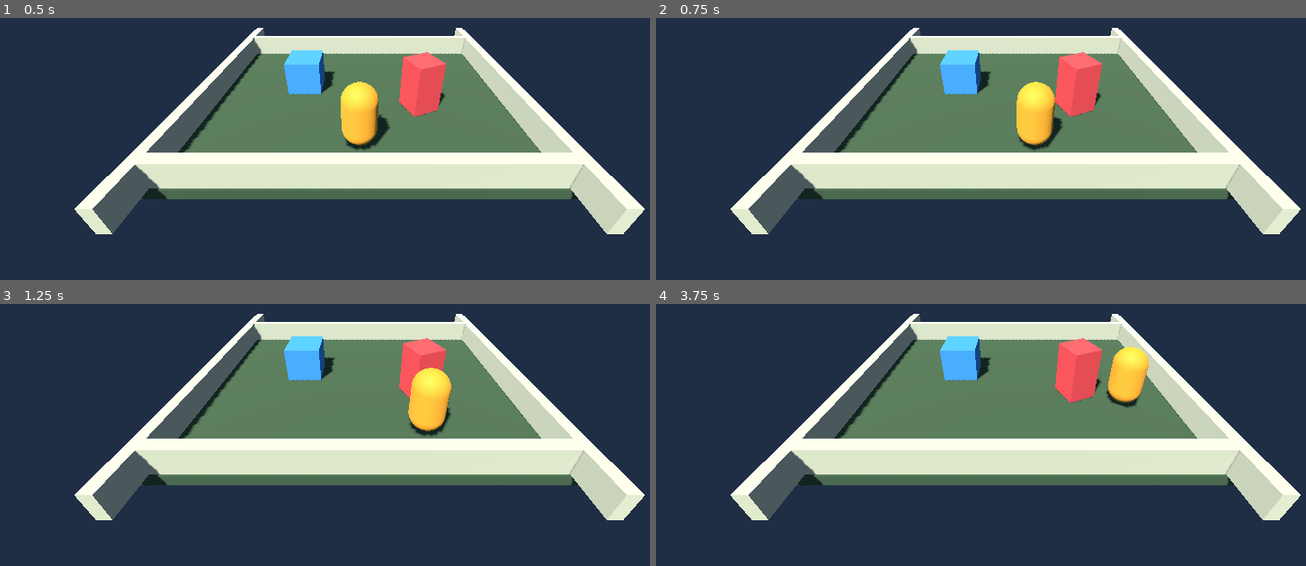
Above: before the commit, frames 1-4 (two rows, left to right).
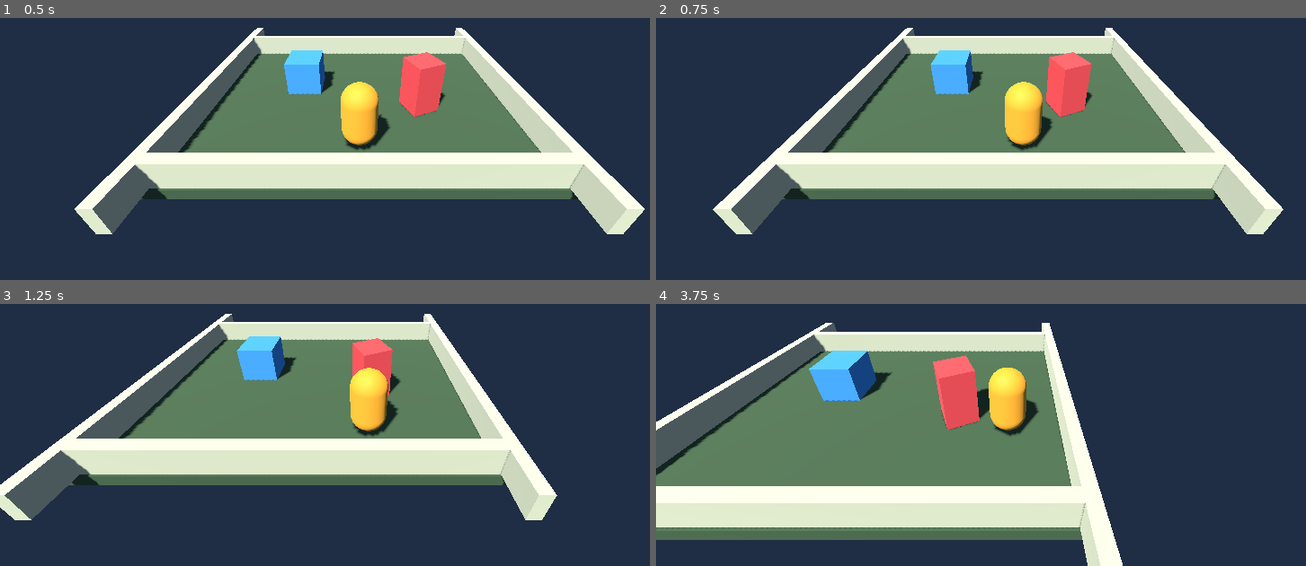
Above: after the commit, the same moments.

Repository: SHKK120/RPGpro
Game: Godot game, scene res://scenes/prototype/p1_movement.tscn
Same seed, same stepped clock (60 frames per second), same inputs: the game is played once before the commit and once after it.
Inputs (mouse positions are in pixels of both pictures, inside the frame that each line leads up to):
- Up to frame 1 (0.5 s): no input
- Up to frame 2 (0.75 s): tap Enter at 0.5 s; move the mouse to (1176, 57) at 0.52 s; hold D (move_right) from 0.53 s (still down); hold Right mouse button (move_to_point) from 0.53 s (still down); click (1176, 57) at 0.67 s
- Up to frame 3 (1.25 s): keep holding D (move_right); keep holding Right mouse button (move_to_point)
- Up to frame 4 (3.75 s): move the mouse to (870, 385) at 1.27 s; release D (move_right) at 1.28 s; release Right mouse button (move_to_point) at 1.28 s; hold S (move_back) 1.28-2.03 s; right-click (870, 385) at 1.35 s; click (870, 385) at 1.42 s; move the mouse to (outside the picture) at 2.02 s; hold D (move_right) 2.03-2.78 s; hold Right mouse button (move_to_point) 2.03-2.78 s; click (outside the picture) at 2.17 s; move the mouse to (981, 445) at 2.77 s; hold W (move_forward) 2.78-3.53 s; right-click (981, 445) at 2.85 s; click (981, 445) at 2.92 s; move the mouse to (1234, 424) at 3.52 s; hold A (move_left) from 3.53 s (still down); hold Right mouse button (move_to_point) from 3.53 s (still down); click (1234, 424) at 3.67 s

Frame 1 is identical in both runs. In frame 2, 11% of the frame differs, in the area x 8-100%, y 3-83%; in frame 3, 27%; in frame 4, 55%, in the area x 0-100%, y 3-100%.

Commit message:
feat: checkpoint camera follow and click destination correction

Diff:
--- a/scenes/prototype/p1_movement.tscn
+++ b/scenes/prototype/p1_movement.tscn
@@ -1,7 +1,8 @@
-[gd_scene load_steps=21 format=3]
+[gd_scene load_steps=22 format=3]
 
 [ext_resource type="Script" path="res://scripts/prototype/p1_player.gd" id="1_player"]
 [ext_resource type="NavigationMesh" path="res://scenes/prototype/p1_navigation_mesh.tres" id="2_navmesh"]
+[ext_resource type="Script" path="res://scripts/prototype/p1_camera_follow.gd" id="3_camera_follow"]
 
 [sub_resource type="Environment" id="Environment_p1"]
 background_mode = 1
@@ -190,3 +191,5 @@
 position = Vector3(0, 8, 12)
 rotation_degrees = Vector3(-30, 0, 0)
 current = true
+script = ExtResource("3_camera_follow")
+target_path = NodePath("../Player")
--- /dev/null
+++ b/scripts/prototype/p1_camera_follow.gd
@@ -0,0 +1,36 @@
+extends Camera3D
+
+@export var follow_response: float = 10.0
+@export_node_path("Node3D") var target_path: NodePath
+
+var _target: Node3D
+var _horizontal_offset := Vector2.ZERO
+var _fixed_height := 0.0
+
+
+func _ready() -> void:
+	_target = get_node_or_null(target_path) as Node3D
+	_fixed_height = global_position.y
+	if _target == null:
+		push_error("P1-3 camera requires a Node3D assigned to target_path; camera follow is disabled.")
+		set_process(false)
+		return
+
+	_horizontal_offset = Vector2(
+		global_position.x - _target.global_position.x,
+		global_position.z - _target.global_position.z,
+	)
+
+
+func _process(delta: float) -> void:
+	var target_position := Vector3(
+		_target.global_position.x + _horizontal_offset.x,
+		_fixed_height,
+		_target.global_position.z + _horizontal_offset.y,
+	)
+	var follow_weight := 1.0 - exp(-maxf(follow_response, 0.0) * delta)
+
+	if global_position.distance_squared_to(target_position) <= 0.000001:
+		global_position = target_position
+	else:
+		global_position = global_position.lerp(target_position, follow_weight)
--- a/scripts/prototype/p1_player.gd
+++ b/scripts/prototype/p1_player.gd
@@ -13,14 +13,17 @@
 var _navigation_agent: NavigationAgent3D
 var _movement_floor: StaticBody3D
 var _destination_marker: MeshInstance3D
+var _movement_floor_height := NAN
 var _automatic_move := false
 var _destination := Vector3.ZERO
-var _pending_click_position := Vector2.ZERO
+var _pending_ray_origin := Vector3.ZERO
+var _pending_ray_direction := Vector3.ZERO
 var _has_pending_click := false
 var _last_progress_position := Vector3.ZERO
 var _stuck_elapsed := 0.0
 
 const DIRECT_MOVE_ACTIONS := [&"move_left", &"move_right", &"move_forward", &"move_back"]
+const CLICK_RAY_LENGTH := 1000.0
 
 
 func _ready() -> void:
@@ -35,6 +38,8 @@
 		push_error("P1-2 click movement requires a NavigationAgent3D; click movement is disabled.")
 	if _movement_floor == null:
 		push_error("P1-2 click movement requires the explicit movement floor; click movement is disabled.")
+	else:
+		_resolve_movement_floor_height()
 	if _destination_marker == null:
 		push_error("P1-2 click movement requires a destination marker; click movement is disabled.")
 	else:
@@ -44,13 +49,16 @@
 func _unhandled_input(event: InputEvent) -> void:
 	if not event.is_action_pressed("move_to_point"):
 		return
-	if _has_direct_move_key_pressed() or not _navigation_is_ready():
+	if _has_direct_move_key_pressed() or _movement_camera == null or not _navigation_is_ready():
 		return
 
 	var mouse_event := event as InputEventMouseButton
 	if mouse_event == null:
 		return
-	_pending_click_position = mouse_event.position
+	if not get_viewport().get_visible_rect().has_point(mouse_event.position):
+		return
+	_pending_ray_origin = _movement_camera.project_ray_origin(mouse_event.position)
+	_pending_ray_direction = _movement_camera.project_ray_normal(mouse_event.position)
 	_has_pending_click = true
 
 
@@ -120,50 +128,115 @@
 	_has_pending_click = false
 	if _movement_camera == null or _movement_floor == null or _navigation_agent == null or _destination_marker == null:
 		return
-	if not _navigation_is_ready():
-		return
-
-	var ray_origin := _movement_camera.project_ray_origin(_pending_click_position)
-	var ray_end := ray_origin + _movement_camera.project_ray_normal(_pending_click_position) * 1000.0
+	if not _navigation_is_ready() or not is_finite(_movement_floor_height):
+		return
+
+	var ray_origin := _pending_ray_origin
+	var ray_direction := _pending_ray_direction
+	if not _is_finite_vector(ray_origin) or not _is_finite_vector(ray_direction) or ray_direction.length_squared() <= 0.000001:
+		return
+	ray_direction = ray_direction.normalized()
+	var ray_end := ray_origin + ray_direction * CLICK_RAY_LENGTH
 	var query := PhysicsRayQueryParameters3D.create(ray_origin, ray_end, 1, [get_rid()])
 	var hit := get_world_3d().direct_space_state.intersect_ray(query)
-	if hit.is_empty() or hit.get("collider") != _movement_floor:
-		return
-
-	var hit_normal: Vector3 = hit["normal"]
-	if hit_normal.dot(Vector3.UP) < 0.9:
-		return
-	_try_accept_destination(hit["position"])
-
-
-func _try_accept_destination(clicked_position: Vector3) -> void:
+	var intent_position: Variant = null
+
+	if hit.is_empty():
+		intent_position = _intersect_movement_plane(ray_origin, ray_direction)
+	else:
+		var collider := hit.get("collider") as CollisionObject3D
+		if collider == _movement_floor:
+			var hit_normal: Vector3 = hit["normal"]
+			if hit_normal.dot(Vector3.UP) < 0.9:
+				return
+			intent_position = hit["position"]
+		elif _is_supported_click_obstacle(collider):
+			var hit_position: Vector3 = hit["position"]
+			intent_position = Vector3(hit_position.x, _movement_floor_height, hit_position.z)
+		else:
+			return
+
+	if intent_position == null:
+		return
+	_try_accept_destination(intent_position, true)
+
+
+func _try_accept_destination(clicked_position: Vector3, allow_distant_snap := false) -> bool:
 	var navigation_map := _navigation_agent.get_navigation_map()
 	var navigation_target := NavigationServer3D.map_get_closest_point(navigation_map, clicked_position)
-	if _horizontal_distance(clicked_position, navigation_target) > destination_snap_tolerance:
-		return
-
-	if _horizontal_distance(global_position, navigation_target) <= arrival_distance:
-		_finish_click_movement()
-		return
+	if not _is_finite_vector(navigation_target):
+		return false
+	if not allow_distant_snap and _horizontal_distance(clicked_position, navigation_target) > destination_snap_tolerance:
+		return false
 
 	var navigation_start := NavigationServer3D.map_get_closest_point(navigation_map, global_position)
-	var proposed_path := NavigationServer3D.map_get_path(navigation_map, navigation_start, navigation_target, true)
+	var proposed_path := NavigationServer3D.map_get_path(
+		navigation_map,
+		navigation_start,
+		navigation_target,
+		true,
+		_navigation_agent.navigation_layers,
+	)
 	if proposed_path.is_empty():
-		return
-	if _horizontal_distance(proposed_path[proposed_path.size() - 1], navigation_target) > destination_snap_tolerance:
-		return
-
-	_destination = navigation_target
-	_navigation_agent.target_position = navigation_target
+		return false
+	var reachable_target: Vector3 = proposed_path[proposed_path.size() - 1]
+	if not _is_finite_vector(reachable_target):
+		return false
+	if not allow_distant_snap and _horizontal_distance(reachable_target, navigation_target) > destination_snap_tolerance:
+		return false
+
+	if _horizontal_distance(global_position, reachable_target) <= arrival_distance:
+		_finish_click_movement()
+		return true
+
+	_destination = reachable_target
+	_navigation_agent.target_position = reachable_target
 	_automatic_move = true
 	_last_progress_position = global_position
 	_stuck_elapsed = 0.0
 	_destination_marker.global_position = Vector3(
-		navigation_target.x,
-		clicked_position.y + 0.04,
-		navigation_target.z,
+		reachable_target.x,
+		_movement_floor_height + 0.04,
+		reachable_target.z,
 	)
 	_destination_marker.visible = true
+	return true
+
+
+func _resolve_movement_floor_height() -> void:
+	var floor_collision := _movement_floor.get_node_or_null("CollisionShape3D") as CollisionShape3D
+	if floor_collision == null:
+		push_error("P1-4 destination correction requires the movement floor CollisionShape3D.")
+		return
+	var floor_box := floor_collision.shape as BoxShape3D
+	if floor_box == null:
+		push_error("P1-4 destination correction requires the current box-shaped movement floor.")
+		return
+	var floor_top := floor_collision.global_transform * Vector3(0.0, floor_box.size.y * 0.5, 0.0)
+	_movement_floor_height = floor_top.y
+
+
+func _is_supported_click_obstacle(collider: CollisionObject3D) -> bool:
+	if collider == null or collider == _movement_floor:
+		return false
+	return collider is StaticBody3D and collider.get_parent() == _movement_floor.get_parent()
+
+
+func _intersect_movement_plane(ray_origin: Vector3, ray_direction: Vector3) -> Variant:
+	var plane_hit: Variant = Plane(Vector3.UP, _movement_floor_height).intersects_ray(ray_origin, ray_direction)
+	if plane_hit == null:
+		return null
+	var intersection: Vector3 = plane_hit
+	var ray_offset := intersection - ray_origin
+	if not _is_finite_vector(intersection) or ray_offset.dot(ray_direction) <= 0.0:
+		return null
+	if ray_offset.length() > CLICK_RAY_LENGTH:
+		return null
+	return intersection
+
+
+func _is_finite_vector(value: Vector3) -> bool:
+	return is_finite(value.x) and is_finite(value.y) and is_finite(value.z)
 
 
 func _automatic_move_direction() -> Vector3:
Not shown, added: scripts/prototype/p1_camera_follow.gd.uid
Not shown, changed: docs/00_시작.md
Not shown, changed: docs/40_구현순서.md
Not shown, changed: docs/43_P1_2_우클릭이동.md
Not shown, added: docs/44_P1_3_추적카메라.md
Not shown, added: docs/45_P1_4_목적지보정.md
Not shown, changed: docs/50_닫을것.md
Not shown, changed: docs/지시장부.md
